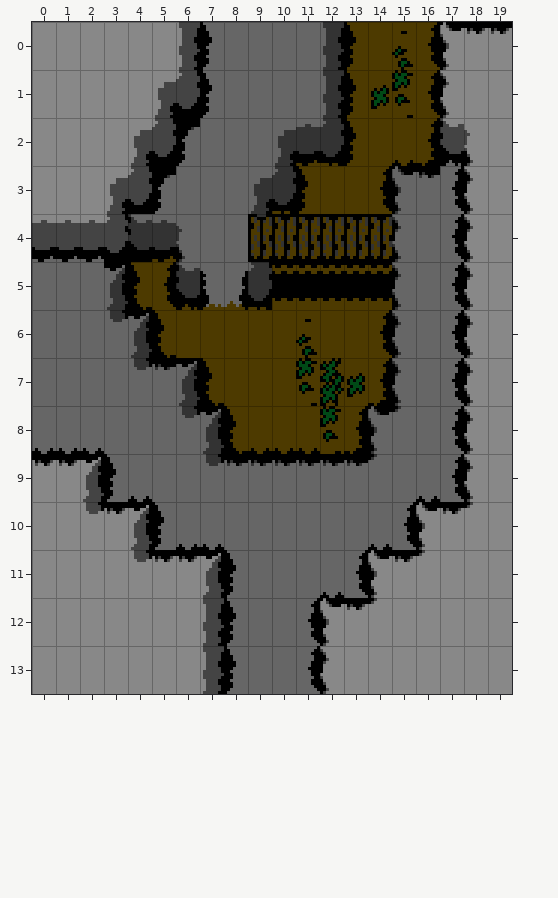
Level history. Tiled map: tiled/hills_room_12.tmx. Above, as it was before the edit.
Cells are 8x16 px. Shown: x 0..19, y 0..13.
The same view after the edit:
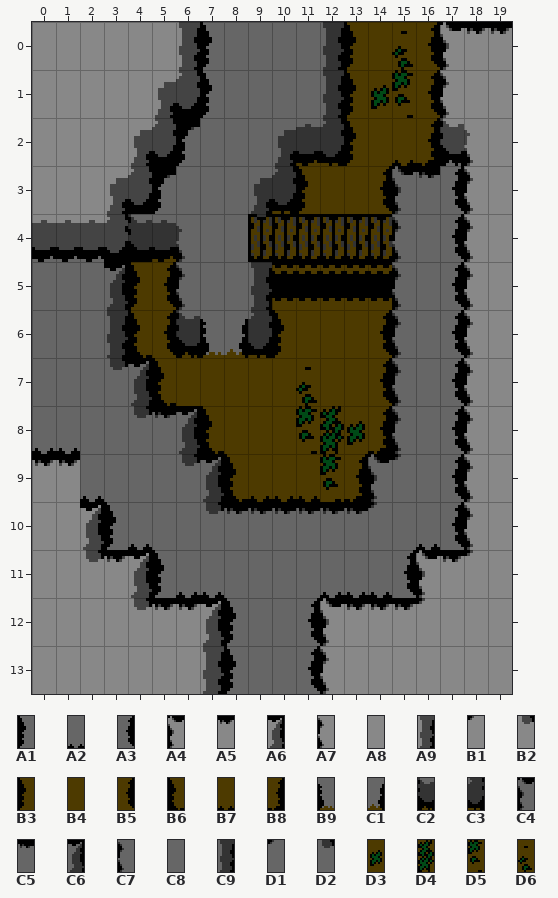
Key: from "hills_high": A1 0, A2 1, A3 2, A4 6, A5 7, A6 8, A7 9, A8 10, A9 11, B1 14, B2 15; from "hills_ledges": B3 0, B4 1, B5 2, B6 3, B7 4, B8 5, B9 6, C1 7, C2 18, C3 20, C4 21, C5 22, C6 23, C7 24, C8 25, C9 26, D1 29, D2 30; from "hills_veg": D3 0, D4 1, D5 2, D6 3.
__ is an empty cell.
Log entry: modify hills room 12 to prevent issue with zone locks while on ramp
Change:
Layer "Tile Layer 1":
Tile A1 replaces tile A5 in row 10 at x 3; in row 11 at x 5.
Tile A2 replaces tile A3 in row 11 at x 13.
Tile A2 replaces tile A4 in row 10 at x 16; in row 11 at x 14.
Tile A2 replaces tile A5 in row 11 at x 6.
Tile A2 replaces tile A6 in row 9 at x 2; in row 10 at x 4; in row 11 at x 7.
Tile A3 replaces tile A5 in row 10 at x 17; in row 11 at x 15.
Tile A4 replaces tile B1 in row 11 at x 16.
Tile A5 replaces tile A8 in row 11 at x 3 and 17; in row 12 at x 5 to 6 and 15.
Tile A5 replaces tile B1 in row 12 at x 14.
Tile A6 replaces tile A9 in row 12 at x 7.
Tile A6 replaces tile B2 in row 10 at x 2; in row 11 at x 4.
Tile A7 replaces tile B1 in row 10 at x 18.
Tile B1 replaces tile A8 in row 11 at x 18; in row 12 at x 16.
Tile B2 replaces tile A8 in row 11 at x 2; in row 12 at x 4.
Tile B3 replaces tile B4 in row 6 at x 10.
Tile B3 replaces tile B6 in row 5 at x 4.
Tile B4 replaces tile B6 in row 7 at x 7; in row 8 at x 8.
Tile B4 replaces tile B7 in row 8 at x 9 to 10.
Tile B4 replaces tile C6 in row 7 at x 6.
Tile B4 replaces tile D3 in row 7 at x 13.
Tile B4 replaces tile D4 in row 7 at x 12.
Tile B4 replaces tile D6 in row 6 at x 11.
Tile B5 replaces tile B6 in row 6 at x 5.
Tile B5 replaces tile B8 in row 7 at x 14.
Tile B6 replaces tile C5 in row 7 at x 5; in row 9 at x 8.
Tile B6 replaces tile C6 in row 6 at x 4; in row 8 at x 7.
Tile B7 replaces tile C5 in row 9 at x 9 to 11.
Tile B8 replaces tile C4 in row 8 at x 14.
Tile B8 replaces tile C5 in row 9 at x 13.
Tile B9 replaces tile B4 in row 6 at x 7.
Tile C1 replaces tile B4 in row 6 at x 8.
Tile C2 replaces tile B4 in row 6 at x 6.
Tile C3 replaces tile B4 in row 6 at x 9.
Tile C4 replaces tile D1 in row 9 at x 14.
Tile C5 replaces tile C8 in row 8 at x 5; in row 10 at x 8 to 13.
Tile C6 replaces tile D2 in row 7 at x 4; in row 8 at x 6; in row 9 at x 7.
Tile C7 replaces tile C2 in row 5 at x 6.
Tile C7 replaces tile D1 in row 8 at x 15.
Tile C8 replaces tile A1 in row 9 at x 3; in row 10 at x 5; in row 11 at x 8.
Tile C8 replaces tile A2 in row 8 at x 2; in row 9 at x 4 and 16; in row 10 at x 6.
Tile C8 replaces tile A3 in row 10 at x 15.
Tile C8 replaces tile B9 in row 5 at x 7.
Tile C8 replaces tile C1 in row 5 at x 8.
Tile C9 replaces tile C3 in row 5 at x 9.
Tile C9 replaces tile D2 in row 6 at x 3.
Tile D1 replaces tile A2 in row 10 at x 14.
Tile D1 replaces tile C8 in row 9 at x 15.
Tile D2 replaces tile A2 in row 10 at x 7.
Tile D2 replaces tile C8 in row 7 at x 3; in row 8 at x 4; in row 9 at x 6.
Tile D3 replaces tile B8 in row 8 at x 13.
Tile D4 replaces tile D5 in row 8 at x 12.
Tile D5 replaces tile B7 in row 8 at x 11.
Tile D5 replaces tile C5 in row 9 at x 12.
Tile D6 replaces tile D5 in row 7 at x 11.
